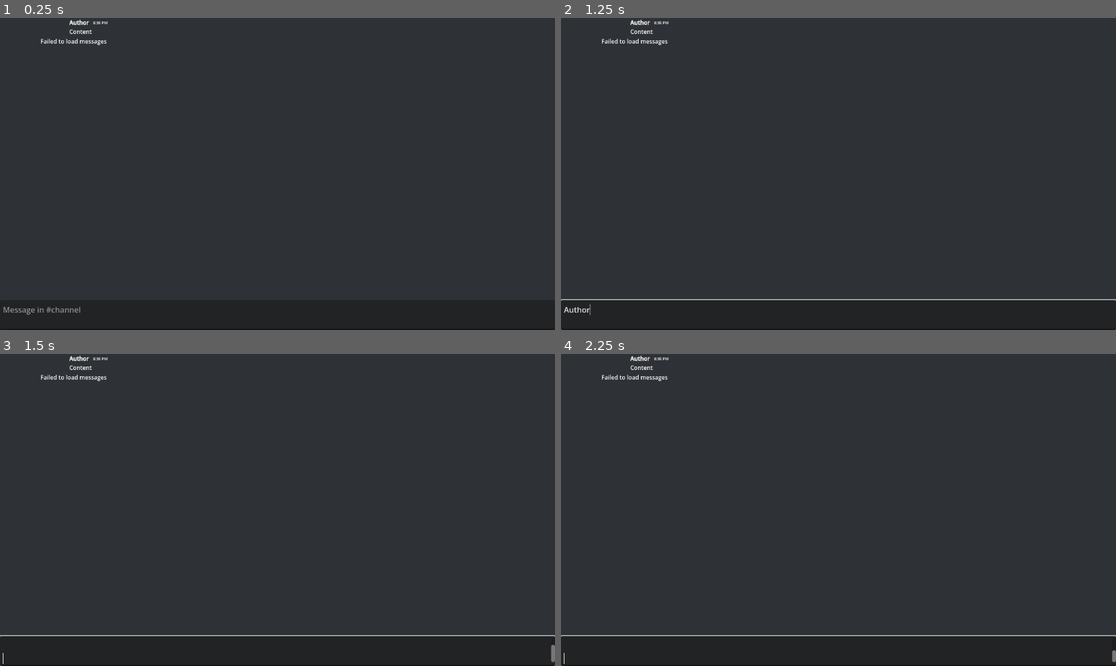
Above: before the commit, frames 1-4 (two rows, left to right).
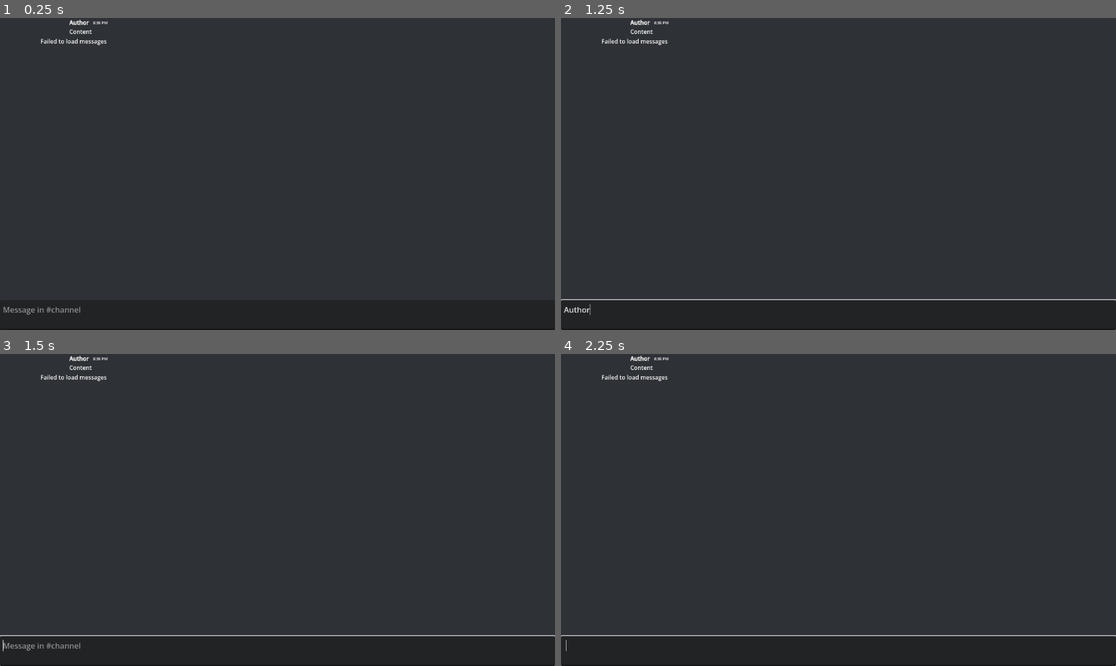
Above: after the commit, the same moments.

Repository: drtheodor/lothoclient
Game: Godot game, scene res://channel.tscn
Two runs of this game, one before a commit and one after it. Both use one fixed random seed, a clock stepped at 60 frames per second and the inputs below.
Inputs (mouse positions are in pixels of both pictures, inside the frame that each line leads up to):
- Up to frame 1 (0.25 s): no input
- Up to frame 2 (1.25 s): click (838, 314) at 0.52 s; type "Author" at 0.6 s
- Up to frame 3 (1.5 s): tap Enter at 1.25, 1.35 s; move the mouse to (399, 494) at 1.27 s; click (399, 494) at 1.42 s
- Up to frame 4 (2.25 s): tap Keypad Enter at 1.55, 2.1 s; tap Space at 2 s; move the mouse to (727, 525) at 2.02 s; click (727, 525) at 2.17 s

Frames 1-2 are identical in both runs. In frame 3, 0.2% of the frame differs, in the area x 0-100%, y 91-100%; in frame 4, less than 0.1%.

Commit message:
feat: message sending, snowflake gen

Diff:
--- a/channel.gd
+++ b/channel.gd
@@ -6,6 +6,7 @@
 @onready var http_request: HTTPRequest = $HTTPRequest
 @onready var vbox_container: VBoxContainer = $ScrollContainer/VBoxContainer
 @onready var scroll_container: ScrollContainer = $ScrollContainer
+@onready var message_input: CodeEdit = $CodeEdit
 
 const MessageScene: PackedScene = preload("res://message.tscn")
 var previous_scroll_max: int = 0
@@ -121,3 +122,19 @@
 	message_instance.set_content(text)
 	await get_tree().process_frame
 	scroll_to_bottom()
+
+func _on_code_edit_gui_input(event: InputEvent) -> void:
+	if event is InputEventKey and event.pressed:
+		if event.keycode == KEY_ENTER or event.keycode == KEY_KP_ENTER:
+			if event.shift_pressed:
+				event.shift_pressed = false
+				return
+
+			# Cancel the default behavior
+			accept_event()
+
+			if message_input.text.strip_edges().is_empty(): return
+
+			Discord.send_message(Discord.channel, message_input.text)
+
+			message_input.text = ''
--- a/channel.tscn
+++ b/channel.tscn
@@ -22,6 +22,7 @@
 grow_horizontal = 2
 grow_vertical = 0
 placeholder_text = "Message in #channel"
+backspace_deletes_composite_character_enabled = true
 
 [node name="HTTPRequest" type="HTTPRequest" parent="." unique_id=280938680]
 
@@ -57,3 +58,5 @@
 grow_vertical = 2
 mouse_filter = 2
 color = Color(0.18039216, 0.19215687, 0.21176471, 1)
+
+[connection signal="gui_input" from="CodeEdit" to="." method="_on_code_edit_gui_input"]
--- a/discord/discord.gd
+++ b/discord/discord.gd
@@ -1,17 +1,63 @@
 # FIXME: `Discord` shouldn't be *the* global API wrapper thingy
 extends Node
-const BASE_URL: String = "https://cdn.discordapp.com"
+
+const CDN_URL: String = "https://cdn.discordapp.com"
+const BASE_URL: String = "https://discord.com/api/v9"
 
 const ImageCache: GDScript = preload("res://discord/image_cache.gd")
 
 @onready var image_cache: ImageCache = ImageCache.new()
+@onready var http: HTTPRequest = HTTPRequest.new()
 
 func _ready() -> void:
 	add_child(image_cache)
+	add_child(http)
 
 func get_avatar(user_id: String, avatar_id: String, callback: Callable) -> void:
-	var url: String = "%s/avatars/%s/%s.webp?size=64" % [BASE_URL, user_id, avatar_id]
+	var url: String = "%s/avatars/%s/%s.webp?size=64" % [CDN_URL, user_id, avatar_id]
 	self.image_cache.get_or_request(url, callback)
+
+func send_message(channel_id: String, message: String) -> void:
+	var s: int = self._generate_snowflake()
+
+	var body: Dictionary[String, Variant] = {
+		# No clue what that is
+		"mobile_network_type": "unknown",
+		"content": message,
+
+		# Used to verify message consistency, we don't know the message id when we send it, but we do know the nonce...
+		"nonce": str(s),
+		"tts": false,
+		"flags": 0
+	}
+
+	var url: String = "%s/channels/%s/messages" % [BASE_URL, channel_id]
+
+	http.request(url, [
+		"Authorization: " + self.token,
+		"Content-Type: application/json"
+	], HTTPClient.Method.METHOD_POST, JSON.stringify(body))
+
+const DISCORD_EPOCH: int = 1420070400000
+
+# Used in snowflake generation
+const WORKER_ID: int = 1
+const PROCESS_ID: int = 1
+
+# How many snowflakes were generated
+var _snowflakes: int = 0
+
+# https://docs.discord.com/developers/reference#snowflakes
+func _generate_snowflake() -> int:
+	var cur_time: int = int(Time.get_unix_time_from_system() * 1000)
+	var res: int = int(cur_time - DISCORD_EPOCH) << 22
+
+	res += WORKER_ID << 17
+	res += PROCESS_ID << 12
+	res += _snowflakes
+
+	_snowflakes += 1
+	return res
 
 var token: String:
 	get:
--- a/discord/image_cache.gd
+++ b/discord/image_cache.gd
@@ -18,20 +18,23 @@
 func get_or_request(url: String, callback: Callable) -> void:
 	var result: ImageTexture = _cache.get(url)
 
-	if result: callback.call(result)
-	else: request_image(url).done.connect(callback)
+	if result:
+		callback.call(result)
+	else:
+		# Check disk cache
+		var cached_path: String = _get_cached_path(url)
+
+		if FileAccess.file_exists(cached_path):
+			var image: Image = Image.load_from_file(cached_path)
+			if image:
+				var texture: ImageTexture = ImageTexture.create_from_image(image)
+				_cache[url] = texture
+				callback.call(texture)
+				return
+
+		request_image(url).done.connect(callback)
 
 func request_image(url: String) -> CacheRequest:
-	# Check disk cache
-	var cached_path: String = _get_cached_path(url)
-
-	if FileAccess.file_exists(cached_path):
-		var image: Image = Image.load_from_file(cached_path)
-		if image:
-			var texture: ImageTexture = ImageTexture.create_from_image(image)
-			_cache[url] = texture
-			return null
-
 	if _pending.has(url):
 		return _pending[url]
 
